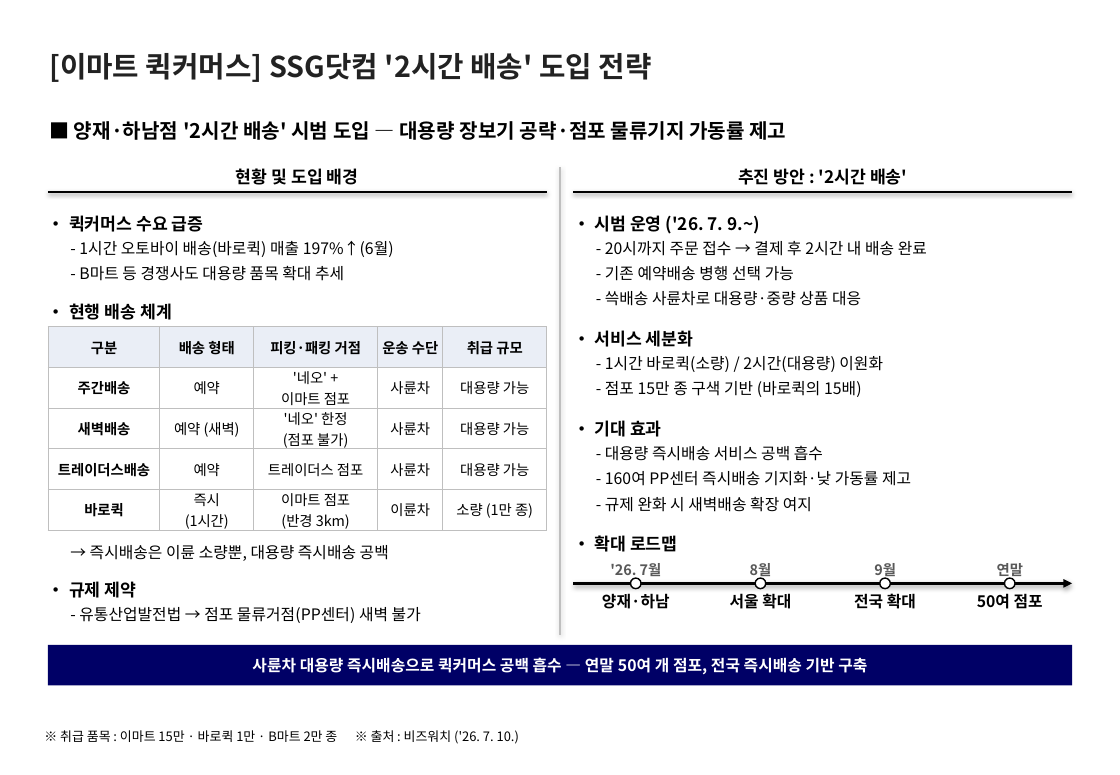
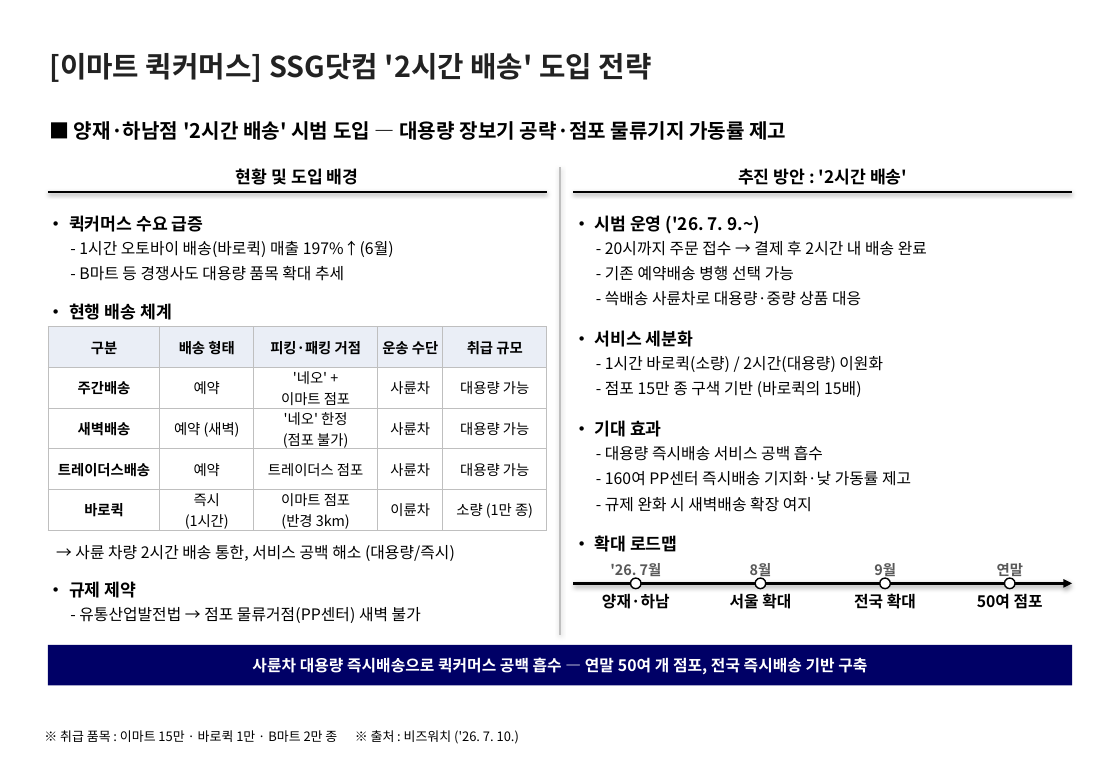
Before and after one commit to avoseed/web1, a slide deck: slide 1 of reports/ssg-quickcommerce-onepager.pptx. Drawn at 1120x775 pixels with LibreOffice and Linux fonts; fonts in the diff are those of the drawing. Boxes give left, top, right and bottom in pixels: in the first picture for what was removed or moved away, otherwise in the second. Text is boxed around its words. In the diff, an @@ line names an element or a change of style, - is before the commit and + after.

```diff
--- a/reports/ssg-quickcommerce-onepager.pptx
+++ b/reports/ssg-quickcommerce-onepager.pptx
@@ text at (x1=75, y1=545, x2=455, y2=561): text changed @@
-→ 즉시배송은 이륜 소량뿐, 대용량 즉시배송 공백
+→ 사륜 차량 2시간 배송 통한, 서비스 공백 해소 (대용량/즉시)
```
Also in this commit, not shown: 1 other file.
